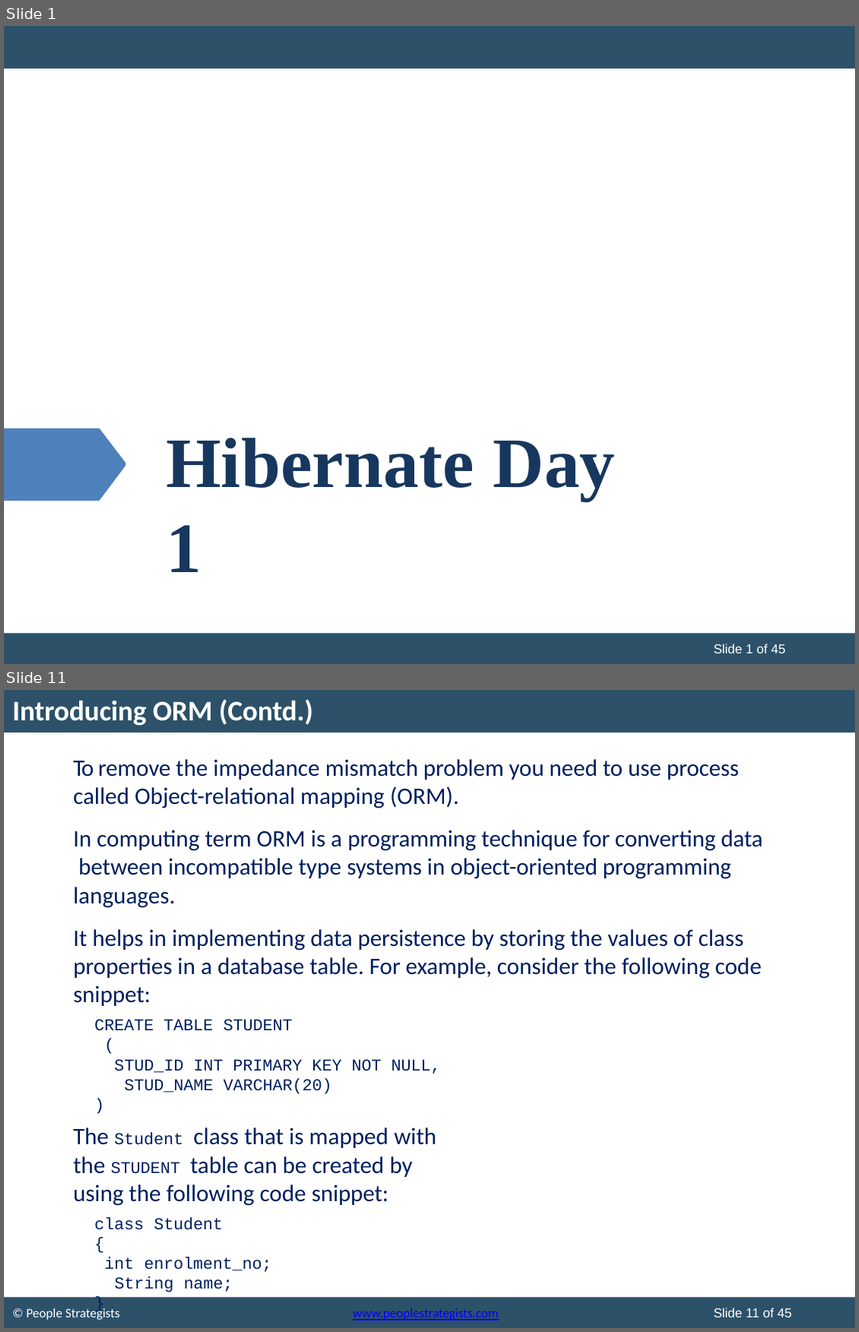
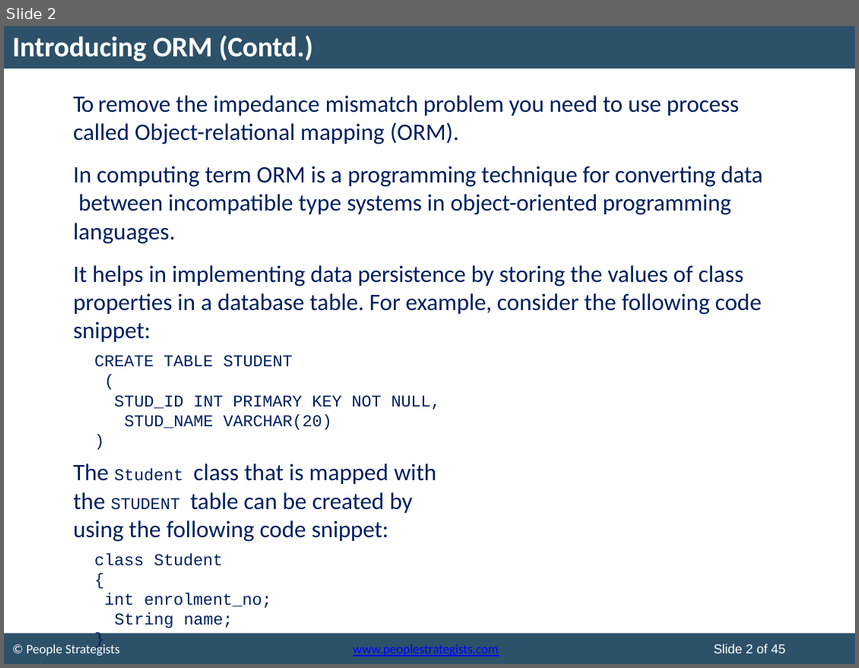
Before and after one commit to MohitKhevlani278/Java, a slide deck: ExamPaperAnswer/ClgPdf/hibernateday1.pptx. Shown one above the other, each under a label of ours: slides 1 and 11 before the commit, slide 2 after it; the slides between them are not shown. The pictures are 859x1332 and 859x668 pixels, drawn with LibreOffice and Linux fonts; fonts in the diff are those of the drawing; background and template pictures are left out. Boxes give left, top, right and bottom in pixels: in the first picture for what was removed or moved away, otherwise in the second. Text is boxed around its words. In the diff, an @@ line names an element or a change of style, - is before the commit and + after.

```diff
--- a/ExamPaperAnswer/ClgPdf/hibernateday1.pptx
+++ b/ExamPaperAnswer/ClgPdf/hibernateday1.pptx
@@ slide 1 removed at <box>4,26,855,664</box>, background #FFFFFF; not listed: 2 template elements that a slide beside it also shows @@
@@ freeform shape removed at <box>4,429,126,501</box> @@
@@ text removed at <box>166,438,616,572</box> @@
-Hibernate Day 1
@@ text removed at <box>714,644,786,654</box> @@
-Slide 1 of 45
@@ what was slide 11 is now slide 2 @@
@@ text at <box>714,644,786,654</box>: text changed @@
-Slide 11 of 45
+Slide 2 of 45
```
Also in this commit, not shown: 1 slide changed, 23 other slides removed, 7 other files.
